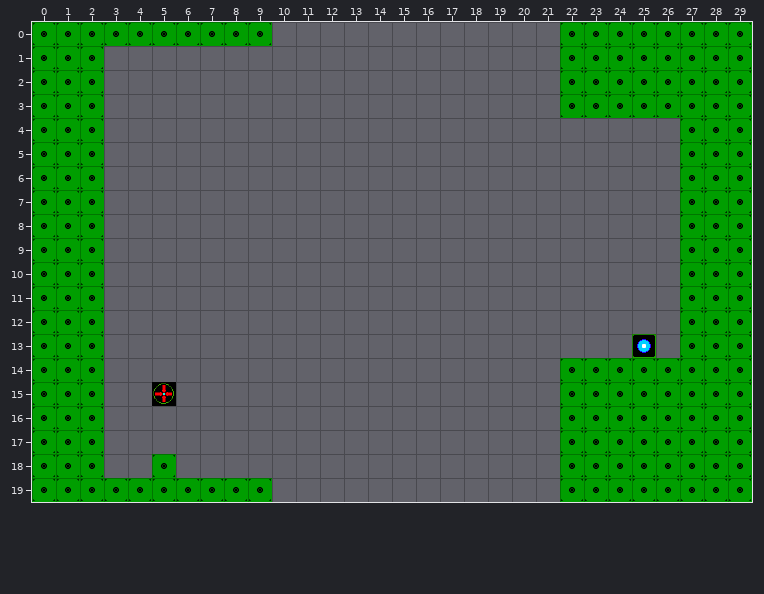
One commit to this Tiled map: tiled/maps/sector0/level1.tmx. Above, as it was before the edit.
Cells are 32x32 px. Shown: x 0..29, y 0..19.
Once edited:
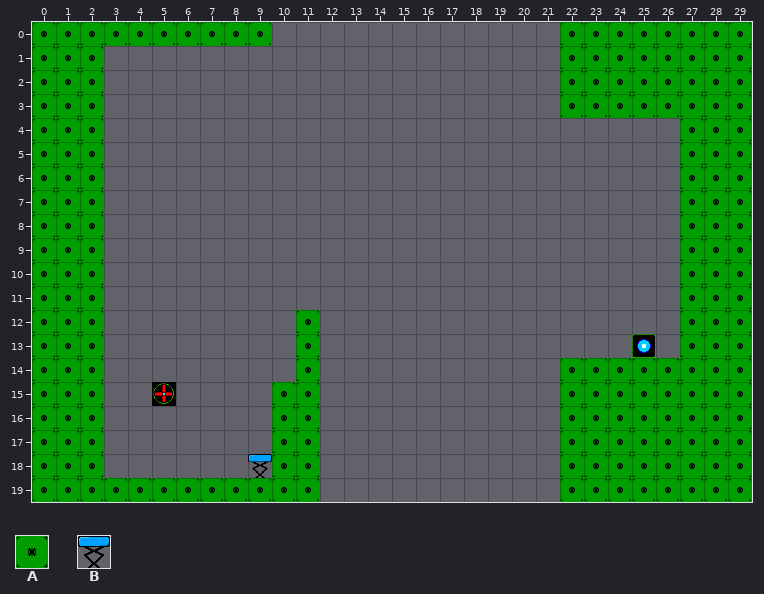
Key: from "Props": A 0 "Tile", B 6 "Spring".
_ is an empty cell.
Objects are placed by their top-left corner, in cells (3,4 is the top-left corner of cell 3,4); size is 1x1 cell unless given.
The commit says: Added springs to the game
Edits made:
Layer "Layout":
y 12..14: x 11 _ -> A
y 15..19: x 10..11 __ -> AA
Layer "Objects":
added: B "Spring" at 9,18
removed: A "Moveable" at 5,18
Pixel boxes of the changes (left, top, right, bottom) in both pictures:
added: (248, 310, 320, 502)
removed: (152, 454, 176, 478)
